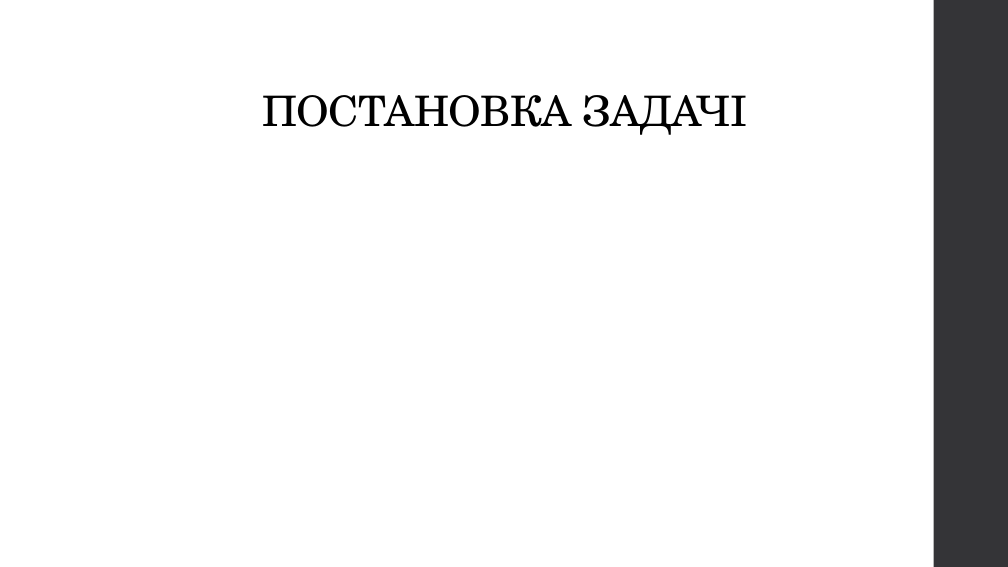
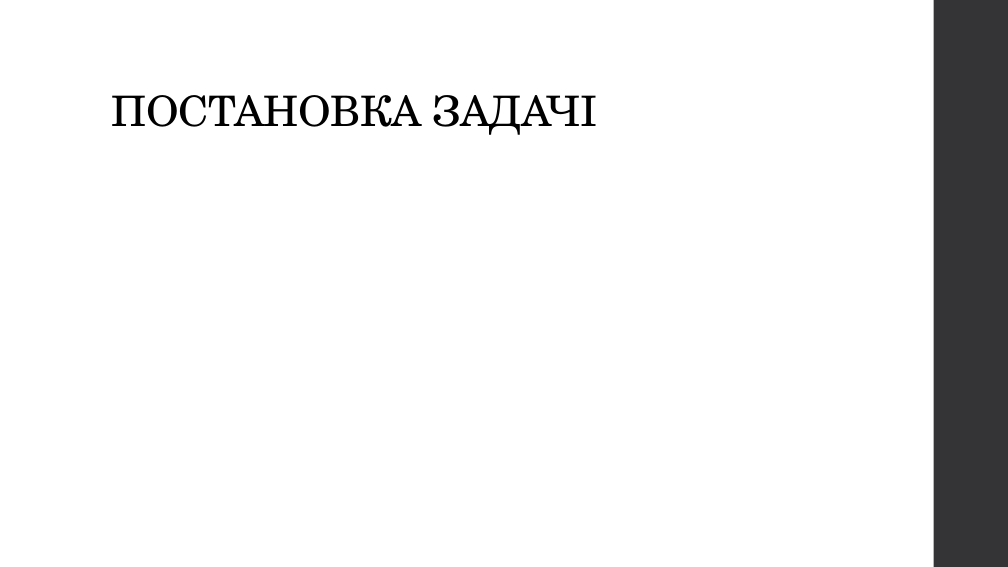
Before and after one commit to Romchyk-S/Thesis, a slide deck: slide 3 of Застосування методів машинного навчання для прогнозування елементів конструкцій.pptx. Drawn at 1008x567 pixels with LibreOffice and Linux fonts; fonts in the diff are those of the drawing. Boxes give left, top, right and bottom in pixels: in the first picture for what was removed or moved away, otherwise in the second. Text is boxed around its words. In the diff, an @@ line names an element or a change of style, - is before the commit and + after.

```diff
--- a/Застосування методів машинного навчання для прогнозування елементів конструкцій.pptx
+++ b/Застосування методів машинного навчання для прогнозування елементів конструкцій.pptx
@@ title "ПОСТАНОВКА ЗАДАЧІ" at (112,95,597,135): alignment centre to left @@
```
Also in this commit, not shown: 2 other slides changed, 6 slides added, 6 slides removed, 2 other files.
